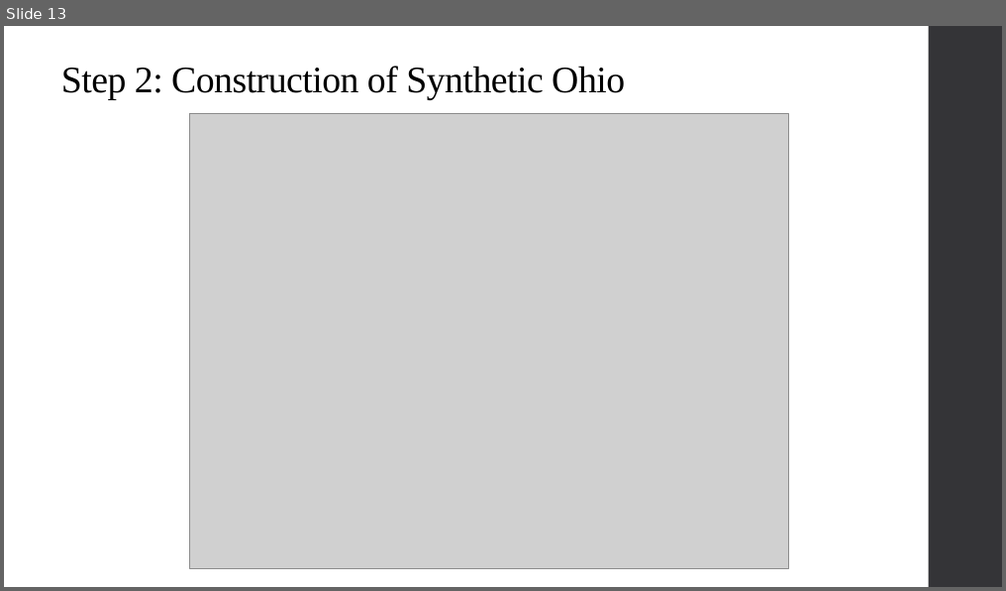
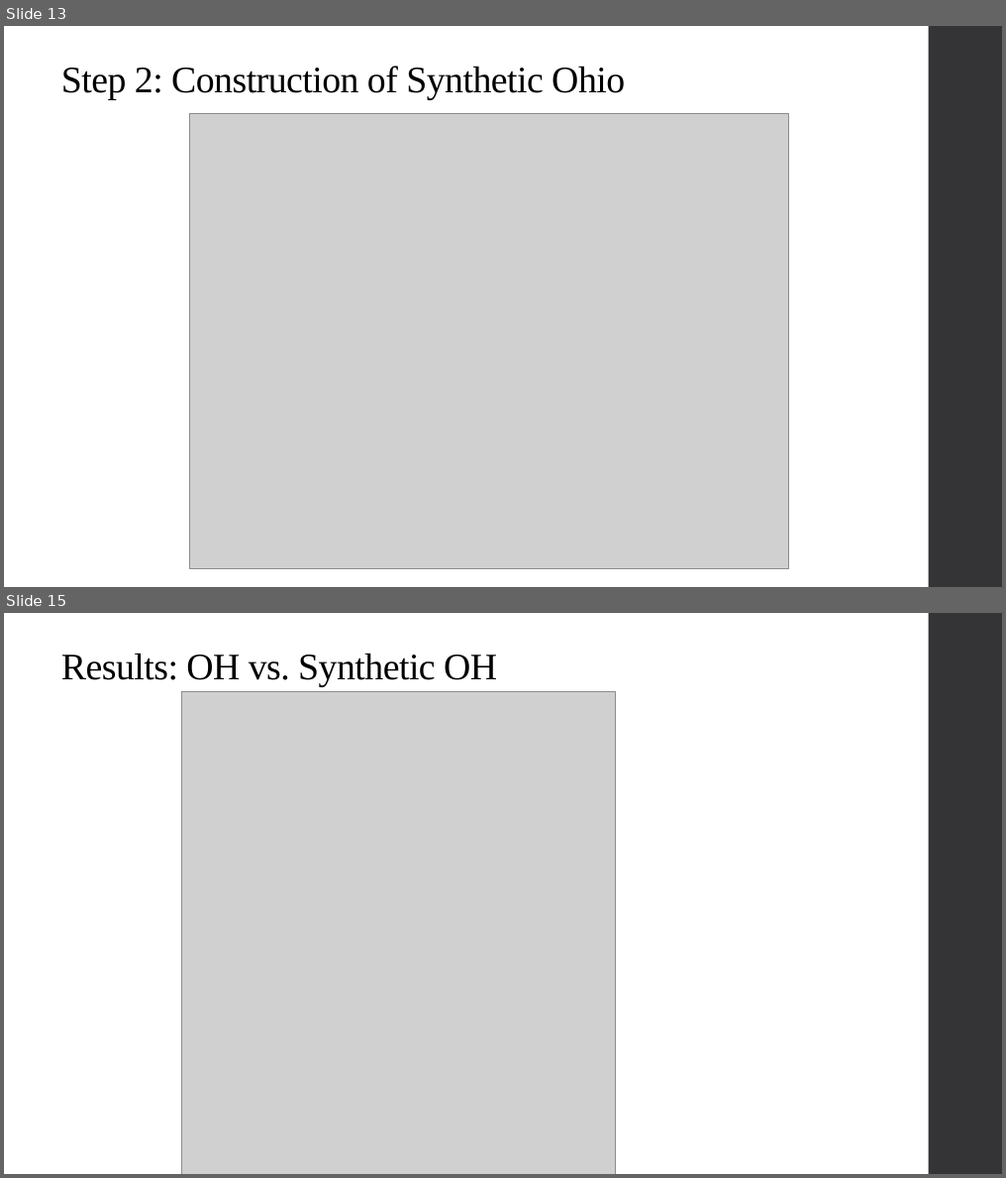
Before and after one commit to qiufei/fork-HAD5744, a slide deck: Lecture10_SyntheticControl_QuantileRegression/Lecture10_SyntheticControl_QuantileRegression.pptx. Shown one above the other, each under a label of ours: slide 13 before the commit, slides 13 and 15 after it; the slides between them are not shown. The pictures are 1006x591 and 1006x1178 pixels, drawn with LibreOffice and Linux fonts; fonts in the diff are those of the drawing; grey boxes stand for pictures. Boxes give left, top, right and bottom in pixels: in the first picture for what was removed or moved away, otherwise in the second. Text is boxed around its words. In the diff, an @@ line names an element or a change of style, - is before the commit and + after.

```diff
--- a/Lecture10_SyntheticControl_QuantileRegression/Lecture10_SyntheticControl_QuantileRegression.pptx
+++ b/Lecture10_SyntheticControl_QuantileRegression/Lecture10_SyntheticControl_QuantileRegression.pptx
@@ slide 15 added at [4,613,1002,1174], background #FFFFFF; not listed: 1 template element that a slide beside it also shows @@
@@ title added at [61,653,497,687], 36 pt, text #000000 @@
+Results: OH vs. Synthetic OH
@@ picture added at [182,691,616,1174] @@
```
Also in this commit, not shown: 7 slides changed, 6 other slides added.
